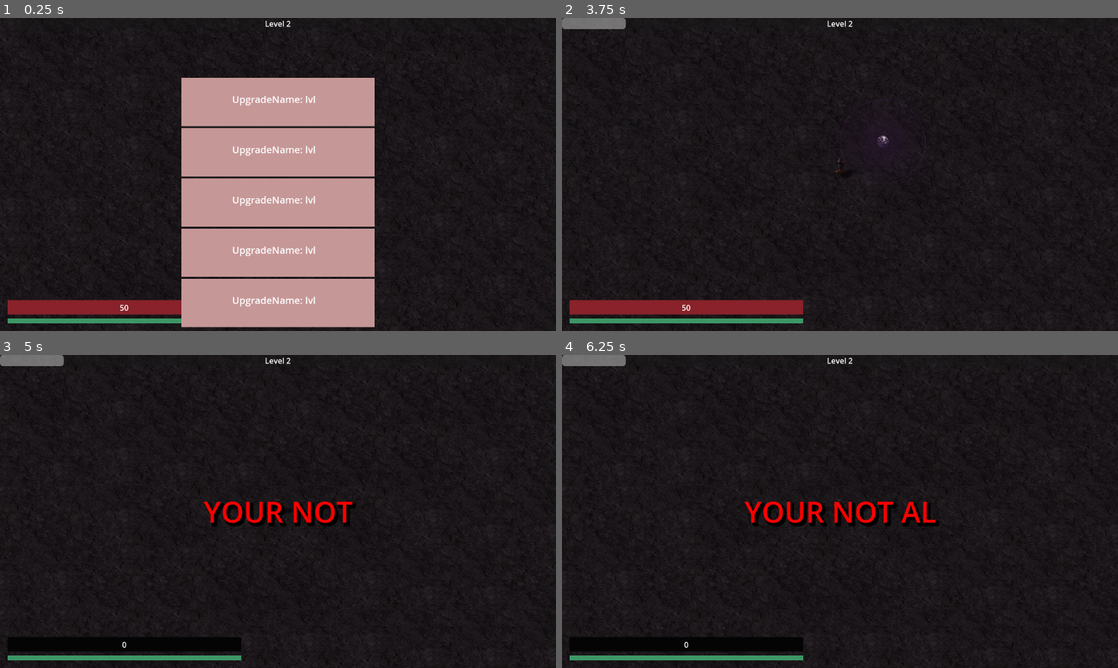
Above: before the commit, frames 1-4 (two rows, left to right).
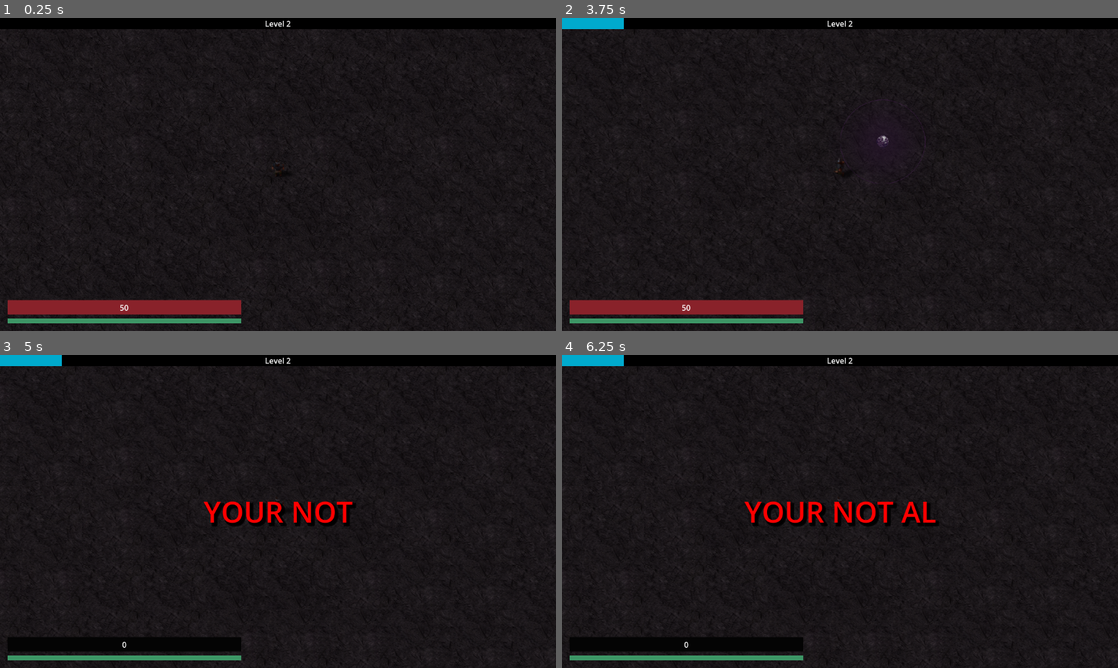
Above: after the commit, the same moments.

Repository: SNGDNZ/Eye-Survivors
Game: Godot game, scene res://scenes/level_1.tscn
Two runs of this game, one before a commit and one after it. Both use one fixed random seed, a clock stepped at 60 frames per second and the inputs below. Sound files missing from this copy of the repository are replaced by a short silence.
Inputs (mouse positions are in pixels of both pictures, inside the frame that each line leads up to):
- Up to frame 1 (0.25 s): no input
- Up to frame 2 (3.75 s): tap Enter at 0.5, 2 s; move the mouse to (962, 158) at 0.52 s; press the mouse at (962, 158) at 0.53 s; hold D (right) 0.53-1.28 s; tap R (r) at 0.8, 1.35, 3.05 s; tap Space at 1.25 s; move the mouse to (728, 190) at 1.27 s; release the mouse at (728, 190) at 1.28 s; hold S (down) 1.28-2.03 s; tap T (t) at 1.55 s; move the mouse to (895, 105) at 2.02 s; hold D (right) 2.03-2.78 s; hold T (t) 2.03-2.78 s; click (895, 105) at 2.3 s; move the mouse to (812, 237) at 2.77 s; hold W (up) 2.78-3.53 s; click (812, 237) at 2.85 s; move the mouse to (1006, 221) at 3.52 s; hold A (left) from 3.53 s (still down); hold R (r) from 3.53 s (still down)
- Up to frame 3 (5 s): keep holding A (left); tap T (t) at 3.8 s; move the mouse to (111, 464) at 4.27 s; release R (r) at 4.28 s; tap Shift (shift) at 4.35 s; click (111, 464) at 4.55 s
- Up to frame 4 (6.25 s): move the mouse to (867, 511) at 5.02 s; release A (left) at 5.03 s; hold S (down) 5.03-5.78 s; hold T (t) 5.03-5.78 s; tap R (r) at 5.3 s; move the mouse to (756, 433) at 5.77 s; hold D (right) from 5.78 s (still down); click (756, 433) at 5.85 s; tap T (t) at 6.05 s

The runs differ from the first frame. In frame 1, 29% of the frame differs, in the area x 0-100%, y 0-99%; in frame 2, 2.3%; in frame 3, 2.3%; in frame 4, 2.3%.

Commit message:
implemented upgrade menu & database
need to implement, scaling xp pickup pitch & attribute upgrades to stats

Diff:
--- a/globalscripts/stats.gd
+++ b/globalscripts/stats.gd
@@ -1,7 +1,9 @@
 extends Node
+
+var collected_upgrades = []
+var upgrade_options = []
 #WEAPON
 var attack_speed_mult := 1
-var bullet_speed_mult := 1
 var damage_mult := 1
 var area_size_mult := 1
 var penetration_mult := 1
@@ -13,3 +15,5 @@
 var stamina_regen_mult := 1
 var health_mult := 1
 var health_regen_mult := 1
+var pickup_range_mult := 1
+var xp_mult := 1
--- a/globalscripts/xp_handler.gd
+++ b/globalscripts/xp_handler.gd
@@ -6,6 +6,7 @@
 var xp_amt = 0
 var xp_level = 1
 var xp_collected = 0
+#var xp_percent = 0
 
 func _ready():
 	set_xpbar(xp_amt, calculate_xp_cap())
@@ -14,8 +15,10 @@
 func _on_calculate_xp(gem_xp):
 	xp_collected += gem_xp
 	var xp_required = calculate_xp_cap()
+	#xp_percent += xp_amt / xp_required * 100
+	#print(xp_percent)
 	if xp_amt + xp_collected >= xp_required: #Level up
-		xp_collected -= xp_required-xp_amt
+		xp_collected -= xp_required - xp_amt
 		xp_level += 1
 		level_display.text = str("Level ",xp_level)
 		xp_amt = 0
@@ -25,8 +28,8 @@
 		xp_amt += xp_collected
 		xp_collected = 0
 	set_xpbar(xp_amt, xp_required)
-	print("xp_amt", xp_amt)
-	print("xp_req", xp_required)
+	#print("xp_amt", xp_amt)
+	#print("xp_req", xp_required)
 
 
 func calculate_xp_cap():
--- a/project.godot
+++ b/project.godot
@@ -20,6 +20,7 @@
 Stats="*res://globalscripts/stats.gd"
 Events="*res://globalscripts/events.gd"
 XpHandler="*res://globalscripts/xp_handler.gd"
+UpgradeDb="*res://scenes/upgrade_db.tscn"
 
 [display]
 
--- a/scenes/enemy_skeleton.tscn
+++ b/scenes/enemy_skeleton.tscn
@@ -453,7 +453,7 @@
 one_shot = true
 
 [node name="AnimationTimer" type="Timer" parent="."]
-wait_time = 0.3
+wait_time = 0.2
 autostart = true
 
 [connection signal="enemy_death" from="." to="." method="_on_enemy_death"]
--- a/scenes/hud.tscn
+++ b/scenes/hud.tscn
@@ -1,8 +1,7 @@
-[gd_scene load_steps=8 format=3 uid="uid://co5llfp8c8u5o"]
+[gd_scene load_steps=9 format=3 uid="uid://co5llfp8c8u5o"]
 
 [ext_resource type="Script" path="res://scripts/hud.gd" id="1_tjgwi"]
-[ext_resource type="PackedScene" uid="uid://cb10dexbgplab" path="res://scenes/upgrade_option.tscn" id="2_577sd"]
-[ext_resource type="AudioStream" uid="uid://m5lfh6qiqacw" path="res://sounds/Cartoon Boing Sound Effect 2.mp3" id="2_fpcm2"]
+[ext_resource type="AudioStream" uid="uid://r6d1fdhnudix" path="res://sounds/level_up.mp3" id="2_abjof"]
 
 [sub_resource type="StyleBoxFlat" id="StyleBoxFlat_754s4"]
 bg_color = Color(0.0177324, 0.0177324, 0.0177324, 1)
@@ -19,6 +18,12 @@
 shadow_size = 11
 shadow_color = Color(0, 0, 0, 0.819608)
 shadow_offset = Vector2(5, 5)
+
+[sub_resource type="StyleBoxFlat" id="StyleBoxFlat_ccayq"]
+bg_color = Color(0, 0, 0, 1)
+
+[sub_resource type="StyleBoxFlat" id="StyleBoxFlat_ey83a"]
+bg_color = Color(1.05888e-06, 0.66792, 0.802918, 1)
 
 [node name="HUD" type="Control"]
 layout_mode = 3
@@ -112,6 +117,8 @@
 offset_right = 576.0
 offset_bottom = 23.0
 grow_horizontal = 2
+theme_override_styles/background = SubResource("StyleBoxFlat_ccayq")
+theme_override_styles/fill = SubResource("StyleBoxFlat_ey83a")
 show_percentage = false
 
 [node name="LevelDisplay" type="Label" parent="XpBar" groups=["level_display"]]
@@ -143,22 +150,20 @@
 grow_horizontal = 2
 grow_vertical = 2
 
+[node name="LevelUpSound" type="AudioStreamPlayer" parent="LevelUp"]
+unique_name_in_owner = true
+stream = ExtResource("2_abjof")
+volume_db = -16.22
+
 [node name="UpgradeOptions" type="VBoxContainer" parent="LevelUp"]
-unique_name_in_owner = true
-custom_minimum_size = Vector2(400, 400)
 layout_mode = 0
 offset_right = 40.0
 offset_bottom = 40.0
 
-[node name="UpgradeOption" parent="LevelUp/UpgradeOptions" instance=ExtResource("2_577sd")]
-layout_mode = 2
-
-[node name="LevelUpSound" type="AudioStreamPlayer" parent="LevelUp"]
-unique_name_in_owner = true
-stream = ExtResource("2_fpcm2")
-volume_db = -16.22
-pitch_scale = 0.16
+[node name="LevelUpDelayTimer" type="Timer" parent="."]
+process_mode = 2
+wait_time = 0.7
+one_shot = true
 
 [connection signal="timeout" from="LabelYouDied/DeathTextTimer" to="." method="_on_death_text_timer_timeout"]
-
-[editable path="LevelUp/UpgradeOptions/UpgradeOption"]
+[connection signal="timeout" from="LevelUpDelayTimer" to="." method="_on_level_up_delay_timer_timeout"]
--- a/scenes/level_1.tscn
+++ b/scenes/level_1.tscn
@@ -53,7 +53,6 @@
 xp_worth = 13
 
 [editable path="GUI/HUD"]
-[editable path="GUI/HUD/LevelUp/UpgradeOptions/UpgradeOption"]
 [editable path="Player"]
 [editable path="Player/Hurtbox"]
 [editable path="Spawner"]
--- /dev/null
+++ b/scenes/upgrade_db.tscn
@@ -0,0 +1,6 @@
+[gd_scene load_steps=2 format=3 uid="uid://yyakrl1g78ma"]
+
+[ext_resource type="Script" path="res://scripts/upgrade_db.gd" id="1_flg6a"]
+
+[node name="UpgradeDB" type="Node"]
+script = ExtResource("1_flg6a")
--- a/scenes/upgrade_option.tscn
+++ b/scenes/upgrade_option.tscn
@@ -13,19 +13,55 @@
 [node name="LabelUpgradeTitle" type="Label" parent="."]
 custom_minimum_size = Vector2(190, 40)
 layout_mode = 1
-anchors_preset = 8
+anchors_preset = 5
 anchor_left = 0.5
+anchor_right = 0.5
+offset_left = -95.0
+offset_right = 95.0
+offset_bottom = 40.0
+grow_horizontal = 2
+theme_override_font_sizes/font_size = 20
+text = "UpgradeName"
+vertical_alignment = 1
+
+[node name="LabelUpgradeDesc" type="Label" parent="."]
+custom_minimum_size = Vector2(190, 40)
+layout_mode = 1
+anchors_preset = 5
+anchor_left = 0.5
+anchor_right = 0.5
+offset_left = -95.0
+offset_top = 40.0
+offset_right = 95.0
+offset_bottom = 80.0
+grow_horizontal = 2
+theme_override_font_sizes/font_size = 15
+
+[node name="LabelUpgradeLevel" type="Label" parent="."]
+layout_mode = 1
+anchors_preset = 6
+anchor_left = 1.0
 anchor_top = 0.5
-anchor_right = 0.5
+anchor_right = 1.0
 anchor_bottom = 0.5
-offset_left = -95.0
-offset_top = -20.0
-offset_right = 95.0
-offset_bottom = 20.0
-grow_horizontal = 2
+offset_left = -40.0
+offset_top = -11.5
+offset_bottom = 11.5
+grow_horizontal = 0
 grow_vertical = 2
 theme_override_font_sizes/font_size = 20
-text = "UpgradeName: lvl"
+vertical_alignment = 1
+
+[node name="TextureRect" type="TextureRect" parent="."]
+custom_minimum_size = Vector2(100, 100)
+layout_mode = 1
+anchors_preset = 4
+anchor_top = 0.5
+anchor_bottom = 0.5
+offset_top = -20.0
+offset_right = 40.0
+offset_bottom = 20.0
+grow_vertical = 2
 
 [connection signal="mouse_entered" from="." to="." method="_on_mouse_entered"]
 [connection signal="mouse_exited" from="." to="." method="_on_mouse_exited"]
--- a/scripts/enemy_skeleton.gd
+++ b/scripts/enemy_skeleton.gd
@@ -94,7 +94,7 @@
 		sprite.play("walk_nw")
 	else:
 		sprite.play("walk_w")
-	print(atp)
+	#print(atp)
 
 func _on_remove_from_array(object: Variant) -> void:
 	pass # Replace with function body.
--- a/scripts/hud.gd
+++ b/scripts/hud.gd
@@ -11,8 +11,8 @@
 
 @onready var level_display = get_tree().get_first_node_in_group("level_display")
 @onready var xp_bar = get_tree().get_first_node_in_group("xp_bar")
-
-@onready var upgrade_options_panel = get_node("%UpgradeOptions")
+@onready var level_delay_timer = $LevelUpDelayTimer
+@onready var upgrade_options_panel = $LevelUp/UpgradeOptions
 @onready var level_up_panel = get_node("%LevelUp")
 @onready var level_up_sound = get_node("LevelUp/%LevelUpSound")
 @onready var upgrade_select = preload("res://scenes/upgrade_option.tscn")
@@ -39,7 +39,6 @@
 func _on_player_hurt(_damage):
 	print("player hurt")
 
-
 func _on_player_death():
 	label_death_text.visible = true
 	health_bar.value = 0
@@ -54,21 +53,52 @@
 	#death_text_tween.play()
 
 func _on_player_level_up():
+	level_delay_timer.start()
 	print("levelup")
 	level_up_sound.play()
+	get_tree().paused = true
+
+func _on_level_up_delay_timer_timeout() -> void:
 	level_up_panel.visible = true
 	var options = 0
 	var options_max = 4
 	while options < options_max:
 		var option_choice = upgrade_select.instantiate()
+		option_choice.upgrade = get_random_upgrade()
 		upgrade_options_panel.add_child(option_choice)
 		options += 1
-	get_tree().paused = true
 
 func upgrade_character(upgrade):
 	var option_children = upgrade_options_panel.get_children()
 	for i in option_children:
 		i.queue_free()
+	Stats.upgrade_options.clear()
+	Stats.collected_upgrades.append(upgrade)
 	level_up_panel.visible = false
 	get_tree().paused = false
 	Events.calculate_xp.emit(0)
+	print(Stats.collected_upgrades)
+
+func get_random_upgrade():
+	var dblist = []
+	for i in UpgradeDb.UPGRADES:
+		if i in Stats.collected_upgrades: #find already collected upgrades
+			pass
+		elif i in Stats.upgrade_options: #if upgrade is already an option
+			pass
+		#elif UpgradeDb.UPGRADES[i]["type"] == ["item"]: #dont pick placeholder upgrade
+			#pass
+		elif UpgradeDb.UPGRADES[i]["prerequisites"].size() > 0: #check for prerequisites
+			for n in UpgradeDb.UPGRADES[i]["prerequisites"]:
+				if not n in Stats.collected_upgrades:
+					pass
+				else:
+					dblist.append(i)
+		else:
+			dblist.append(i)
+	if dblist.size() > 0:
+		var random_upgrade = dblist.pick_random()
+		Stats.upgrade_options.append(random_upgrade)
+		return random_upgrade
+	else:
+		return null
--- a/scripts/player.gd
+++ b/scripts/player.gd
@@ -4,7 +4,6 @@
 @onready var player = get_tree().get_first_node_in_group("player")
 @onready var enemy = get_tree().get_first_node_in_group("enemy")
 @onready var sprite: AnimatedSprite2D = $Sprite2D
-@onready var animation_player = $Sprite2D/AnimationPlayer
 
 @onready var hurtbox = $Hurtbox
 @onready var hurt_sound = $PlayerHurtSnd
--- /dev/null
+++ b/scripts/upgrade_db.gd
@@ -0,0 +1,495 @@
+extends Node
+
+
+const ICON_PATH = "res://sprites/upgrade_icons/"
+#const WEAPON_PATH =
+const UPGRADES = {
+	"food":{
+		"icon": ICON_PATH + "health.png",
+		"displayname": "Food",
+		"desc": "+50 HP",
+		"level": "",
+		"prerequisites": [],
+		"type": "item"
+	},
+	"attack_speed1":{
+		"icon": ICON_PATH + "attack_speed.png",
+		"displayname": "Attack speed",
+		"desc": "+10% attack speed",
+		"level": "Lvl 1",
+		"prerequisites": [],
+		"type": "upgrade"
+	},
+	"attack_speed2":{
+		"icon": ICON_PATH + "attack_speed.png",
+		"displayname": "Attack speed",
+		"desc": "+10% attack speed",
+		"level": "Lvl 2",
+		"prerequisites": ["attack_speed1"],
+		"type": "upgrade"
+	},
+	"attack_speed3":{
+		"icon": ICON_PATH + "attack_speed.png",
+		"displayname": "Attack speed",
+		"desc": "+10% attack speed",
+		"level": "Lvl 3",
+		"prerequisites": ["attack_speed2"],
+		"type": "upgrade"
+	},
+	"attack_speed4":{
+		"icon": ICON_PATH + "attack_speed.png",
+		"displayname": "Attack speed",
+		"desc": "+10% attack speed",
+		"level": "Lvl 4",
+		"prerequisites": ["attack_speed3"],
+		"type": "upgrade"
+	},
+	"attack_speed5":{
+		"icon": ICON_PATH + "attack_speed.png",
+		"displayname": "Attack speed",
+		"desc": "+10% attack speed",
+		"level": "Lvl 5",
+		"prerequisites": ["attack_speed4"],
+		"type": "upgrade"
+	},
+	"damage1":{
+		"icon": ICON_PATH + "damage.png",
+		"displayname": "Damage",
+		"desc": "+10% damage",
+		"level": "Lvl 1",
+		"prerequisites": [],
+		"type": "upgrade"
+	},
+	"damage2":{
+		"icon": ICON_PATH + "damage.png",
+		"displayname": "Damage",
+		"desc": "+10% damage",
+		"level": "Lvl 2",
+		"prerequisites": ["damage1"],
+		"type": "upgrade"
+	},
+	"damage3":{
+		"icon": ICON_PATH + "damage.png",
+		"displayname": "Damage",
+		"desc": "+10% damage",
+		"level": "Lvl 3",
+		"prerequisites": ["damage2"],
+		"type": "upgrade"
+	},
+	"damage4":{
+		"icon": ICON_PATH + "damage.png",
+		"displayname": "Damage",
+		"desc": "+10% damage",
+		"level": "Lvl 4",
+		"prerequisites": ["damage3"],
+		"type": "upgrade"
+	},
+	"damage5":{
+		"icon": ICON_PATH + "damage.png",
+		"displayname": "Damage",
+		"desc": "+10% damage",
+		"level": "Lvl 5",
+		"prerequisites": ["damage4"],
+		"type": "upgrade"
+	},
+	"area1":{
+		"icon": ICON_PATH + "area.png",
+		"displayname": "Area",
+		"desc": "+10% area",
+		"level": "Lvl 1",
+		"prerequisites": [],
+		"type": "upgrade"
+	},
+	"area2":{
+		"icon": ICON_PATH + "area.png",
+		"displayname": "Area",
+		"desc": "+10% area",
+		"level": "Lvl 2",
+		"prerequisites": ["area1"],
+		"type": "upgrade"
+	},
+	"area3":{
+		"icon": ICON_PATH + "area.png",
+		"displayname": "Area",
+		"desc": "+10% area",
+		"level": "Lvl 3",
+		"prerequisites": ["area2"],
+		"type": "upgrade"
+	},
+	"area4":{
+		"icon": ICON_PATH + "area.png",
+		"displayname": "Area",
+		"desc": "+10% area",
+		"level": "Lvl 4",
+		"prerequisites": ["area3"],
+		"type": "upgrade"
+	},
+	"area5":{
+		"icon": ICON_PATH + "area.png",
+		"displayname": "Area",
+		"desc": "+10% area",
+		"level": "Lvl 5",
+		"prerequisites": ["area4"],
+		"type": "upgrade"
+	},
+	"penetration1":{
+		"icon": ICON_PATH + "penetration.png",
+		"displayname": "Penetration",
+		"desc": "+1 enemy penetration",
+		"level": "Lvl 1",
+		"prerequisites": [],
+		"type": "upgrade"
+	},
+	"penetration2":{
+		"icon": ICON_PATH + "penetration.png",
+		"displayname": "Penetration",
+		"desc": "+1 enemy penetration",
+		"level": "Lvl 2",
+		"prerequisites": ["penetration1"],
+		"type": "upgrade"
+	},
+	"penetration3":{
+		"icon": ICON_PATH + "penetration.png",
+		"displayname": "Penetration",
+		"desc": "+1 enemy penetration",
+		"level": "Lvl 3",
+		"prerequisites": ["penetration2"],
+		"type": "upgrade"
+	},
+	"penetration4":{
+		"icon": ICON_PATH + "penetration.png",
+		"displayname": "Penetration",
+		"desc": "+1 enemy penetration",
+		"level": "Lvl 4",
+		"prerequisites": ["penetration3"],
+		"type": "upgrade"
+	},
+	"penetration5":{
+		"icon": ICON_PATH + "penetration.png",
+		"displayname": "Penetration",
+		"desc": "+1 enemy penetration",
+		"level": "Lvl 5",
+		"prerequisites": ["penetration4"],
+		"type": "upgrade"
+	},
+	"knockback1":{
+		"icon": ICON_PATH + "knockback.png",
+		"displayname": "Knockback",
+		"desc": "+10% knockback",
+		"level": "Lvl 1",
+		"prerequisites": [],
+		"type": "upgrade"
+	},
+	"knockback2":{
+		"icon": ICON_PATH + "knockback.png",
+		"displayname": "Knockback",
+		"desc": "+10% knockback",
+		"level": "Lvl 2",
+		"prerequisites": ["knockback1"],
+		"type": "upgrade"
+	},
+	"knockback3":{
+		"icon": ICON_PATH + "knockback.png",
+		"displayname": "Knockback",
+		"desc": "+10% knockback",
+		"level": "Lvl 3",
+		"prerequisites": ["knockback2"],
+		"type": "upgrade"
+	},
+	"knockback4":{
+		"icon": ICON_PATH + "knockback.png",
+		"displayname": "Knockback",
+		"desc": "+10% knockback",
+		"level": "Lvl 4",
+		"prerequisites": ["knockback3"],
+		"type": "upgrade"
+	},
+	"knockback5":{
+		"icon": ICON_PATH + "knockback.png",
+		"displayname": "Knockback",
+		"desc": "+10% knockback",
+		"level": "Lvl 5",
+		"prerequisites": ["knockback4"],
+		"type": "upgrade"
+	},
+	"speed1":{
+		"icon": ICON_PATH + "movement_speed.png",
+		"displayname": "Movement speed",
+		"desc": "+10% speed, +5% sprint speed",
+		"level": "Lvl 1",
+		"prerequisites": [],
+		"type": "upgrade"
+	},
+	"speed2":{
+		"icon": ICON_PATH + "movement_speed.png",
+		"displayname": "Movement speed",
+		"desc": "+10% speed, +5% sprint speed",
+		"level": "Lvl 2",
+		"prerequisites": ["speed1"],
+		"type": "upgrade"
+	},
+	"speed3":{
+		"icon": ICON_PATH + "movement_speed.png",
+		"displayname": "Movement speed",
+		"desc": "+10% speed, +5% sprint speed",
+		"level": "Lvl 3",
+		"prerequisites": ["speed2"],
+		"type": "upgrade"
+	},
+	"speed4":{
+		"icon": ICON_PATH + "movement_speed.png",
+		"displayname": "Movement speed",
+		"desc": "+10% speed, +5% sprint speed",
+		"level": "Lvl 4",
+		"prerequisites": ["speed3"],
+		"type": "upgrade"
+	},
+	"speed5":{
+		"icon": ICON_PATH + "movement_speed.png",
+		"displayname": "Movement speed",
+		"desc": "+10% speed, +5% sprint speed",
+		"level": "Lvl 5",
+		"prerequisites": ["speed4"],
+		"type": "upgrade"
+	},
+	"stamina1":{
+		"icon": ICON_PATH + "stamina.png",
+		"displayname": "Stamina",
+		"desc": "+10% stamina",
+		"level": "Lvl 1",
+		"prerequisites": [],
+		"type": "upgrade"
+	},
+	"stamina2":{
+		"icon": ICON_PATH + "stamina.png",
+		"displayname": "Stamina",
+		"desc": "+10% stamina",
+		"level": "Lvl 2",
+		"prerequisites": ["stamina1"],
+		"type": "upgrade"
+	},
+	"stamina3":{
+		"icon": ICON_PATH + "stamina.png",
+		"displayname": "Stamina",
+		"desc": "+10% stamina",
+		"level": "Lvl 3",
+		"prerequisites": ["stamina2"],
+		"type": "upgrade"
+	},
+	"stamina4":{
+		"icon": ICON_PATH + "stamina.png",
+		"displayname": "Stamina",
+		"desc": "+10% stamina",
+		"level": "Lvl 4",
+		"prerequisites": ["stamina3"],
+		"type": "upgrade"
+	},
+	"stamina5":{
+		"icon": ICON_PATH + "stamina.png",
+		"displayname": "Stamina",
+		"desc": "+10% stamina",
+		"level": "Lvl 5",
+		"prerequisites": ["stamina4"],
+		"type": "upgrade"
+	},
+	"stamina_regen1":{
+		"icon": ICON_PATH + "stamina_regen.png",
+		"displayname": "Stamina regen",
+		"desc": "+10% stamina regen",
+		"level": "Lvl 1",
+		"prerequisites": [],
+		"type": "upgrade"
+	},
+	"stamina_regen2":{
+		"icon": ICON_PATH + "stamina_regen.png",
+		"displayname": "Stamina regen",
+		"desc": "+10% stamina regen",
+		"level": "Lvl 2",
+		"prerequisites": ["stamina_regen1"],
+		"type": "upgrade"
+	},
+	"stamina_regen3":{
+		"icon": ICON_PATH + "stamina_regen.png",
+		"displayname": "Stamina regen",
+		"desc": "+10% stamina regen",
+		"level": "Lvl 3",
+		"prerequisites": ["stamina_regen2"],
+		"type": "upgrade"
+	},
+	"stamina_regen4":{
+		"icon": ICON_PATH + "stamina_regen.png",
+		"displayname": "Stamina regen",
+		"desc": "+10% stamina regen",
+		"level": "Lvl 4",
+		"prerequisites": ["stamina_regen3"],
+		"type": "upgrade"
+	},
+	"stamina_regen5":{
+		"icon": ICON_PATH + "stamina_regen.png",
+		"displayname": "Stamina regen",
+		"desc": "+10% stamina regen",
+		"level": "Lvl 5",
+		"prerequisites": ["stamina_regen4"],
+		"type": "upgrade"
+	},
+	"health1":{
+		"icon": ICON_PATH + "health.png",
+		"displayname": "Health",
+		"desc": "+10% Health",
+		"level": "Lvl 1",
+		"prerequisites": [],
+		"type": "upgrade"
+	},
+	"health2":{
+		"icon": ICON_PATH + "health.png",
+		"displayname": "Health",
+		"desc": "+10% Health",
+		"level": "Lvl 2",
+		"prerequisites": ["health1"],
+		"type": "upgrade"
+	},
+	"health3":{
+		"icon": ICON_PATH + "health.png",
+		"displayname": "Health",
+		"desc": "+10% Health",
+		"level": "Lvl 3",
+		"prerequisites": ["health2"],
+		"type": "upgrade"
+	},
+	"health4":{
+		"icon": ICON_PATH + "health.png",
+		"displayname": "Health",
+		"desc": "+10% Health",
+		"level": "Lvl 4",
+		"prerequisites": ["health3"],
+		"type": "upgrade"
+	},
+	"health5":{
+		"icon": ICON_PATH + "health.png",
+		"displayname": "Health",
+		"desc": "+10% Health",
+		"level": "Lvl 5",
+		"prerequisites": ["health4"],
+		"type": "upgrade"
+	},
+	"health_regen1":{
+		"icon": ICON_PATH + "health_regen.png",
+		"displayname": "Health regen",
+		"desc": "+0.3/s health regen",
+		"level": "Lvl 1",
+		"prerequisites": [],
+		"type": "upgrade"
+	},
+	"health_regen2":{
+		"icon": ICON_PATH + "health_regen.png",
+		"displayname": "Health regen",
+		"desc": "+0.3/s health regen",
+		"level": "Lvl 2",
+		"prerequisites": ["health_regen1"],
+		"type": "upgrade"
+	},
+	"health_regen3":{
+		"icon": ICON_PATH + "health_regen.png",
+		"displayname": "Health regen",
+		"desc": "+0.3/s health regen",
+		"level": "Lvl 3",
+		"prerequisites": ["health_regen2"],
+		"type": "upgrade"
+	},
+	"health_regen4":{
+		"icon": ICON_PATH + "health_regen.png",
+		"displayname": "Health regen",
+		"desc": "+0.3/s health regen",
+		"level": "Lvl 4",
+		"prerequisites": ["health_regen3"],
+		"type": "upgrade"
+	},
+	"health_regen5":{
+		"icon": ICON_PATH + "health_regen.png",
+		"displayname": "Health regen",
+		"desc": "+0.3/s health regen",
+		"level": "Lvl 5",
+		"prerequisites": ["health_regen4"],
+		"type": "upgrade"
+	},
+	"pickup_range1":{
+		"icon": ICON_PATH + "pickup_range.png",
+		"displayname": "Pickup range",
+		"desc": "+10% pickup range",
+		"level": "Lvl 1",
+		"prerequisites": [],
+		"type": "upgrade"
+	},
+	"pickup_range2":{
+		"icon": ICON_PATH + "pickup_range.png",
+		"displayname": "Pickup range",
+		"desc": "+10% pickup range",
+		"level": "Lvl 2",
+		"prerequisites": ["pickup_range1"],
+		"type": "upgrade"
+	},
+	"pickup_range3":{
+		"icon": ICON_PATH + "pickup_range.png",
+		"displayname": "Pickup range",
+		"desc": "+10% pickup range",
+		"level": "Lvl 3",
+		"prerequisites": ["pickup_range2"],
+		"type": "upgrade"
+	},
+	"pickup_range4":{
+		"icon": ICON_PATH + "pickup_range.png",
+		"displayname": "Pickup range",
+		"desc": "+10% pickup range",
+		"level": "Lvl 4",
+		"prerequisites": ["pickup_range3"],
+		"type": "upgrade"
+	},
+	"pickup_range5":{
+		"icon": ICON_PATH + "pickup_range.png",
+		"displayname": "Pickup range",
+		"desc": "+10% pickup range",
+		"level": "Lvl 5",
+		"prerequisites": ["pickup_range4"],
+		"type": "upgrade"
+	},
+	"xp1":{
+		"icon": ICON_PATH + "xp.png",
+		"displayname": "Xp amount",
+		"desc": "+10% xp",
+		"level": "Lvl 1",
+		"prerequisites": [],
+		"type": "upgrade"
+	},
+	"xp2":{
+		"icon": ICON_PATH + "xp.png",
+		"displayname": "Xp amount",
+		"desc": "+10% xp",
+		"level": "Lvl 2",
+		"prerequisites": ["xp1"],
+		"type": "upgrade"
+	},
+	"xp3":{
+		"icon": ICON_PATH + "xp.png",
+		"displayname": "Xp amount",
+		"desc": "+10% xp",
+		"level": "Lvl 3",
+		"prerequisites": ["xp2"],
+		"type": "upgrade"
+	},
+	"xp4":{
+		"icon": ICON_PATH + "xp.png",
+		"displayname": "Xp amount",
+		"desc": "+10% xp",
+		"level": "Lvl 4",
+		"prerequisites": ["xp3"],
+		"type": "upgrade"
+	},
+	"xp5":{
+		"icon": ICON_PATH + "xp.png",
+		"displayname": "Xp amount",
+		"desc": "+10% xp",
+		"level": "Lvl 5",
+		"prerequisites": ["xp4"],
+		"type": "upgrade"
+	},
+}
--- a/scripts/upgrade_option.gd
+++ b/scripts/upgrade_option.gd
@@ -1,6 +1,10 @@
 extends ColorRect
 
 @onready var player = get_tree().get_first_node_in_group("player")
+@onready var lbl_name = $LabelUpgradeTitle
+@onready var lbl_desc = $LabelUpgradeDesc
+@onready var lbl_level = $LabelUpgradeLevel
+@onready var upgrade_icon = $TextureRect
 
 var mouse_over = false
 var upgrade = null
@@ -8,7 +12,13 @@
 signal selected_upgrade
 
 func _ready():
+	if upgrade == null:
+		upgrade = "food"
 	connect("selected_upgrade",Callable(player,"upgrade_character"))
+	lbl_name.text = UpgradeDb.UPGRADES[upgrade]["displayname"]
+	lbl_desc.text = UpgradeDb.UPGRADES[upgrade]["desc"]
+	lbl_level.text = UpgradeDb.UPGRADES[upgrade]["level"]
+	upgrade_icon.texture = load(UpgradeDb.UPGRADES[upgrade]["icon"])
 
 func _input(event):
 	if event.is_action("click"):
--- a/scripts/weapon_handler.gd
+++ b/scripts/weapon_handler.gd
@@ -17,7 +17,6 @@
 			#print("clickpos",get_global_mouse_position())
 			orb_attack_func()
 	flame_detection_area.global_position = player.global_position
-	print(flame_detection_area.global_position)
 
 #ORB
 func orb_attack_func():
@@ -31,7 +30,7 @@
 		orb_attack.direction = orb_attack.global_position.angle_to(orb_attack.mousetarget)
 		orb_attack.angle = enemy.global_position.direction_to(orb_attack.mousetarget)
 
-		var orb_attack_cone = Vector2.from_angle(randf_range(-0.25*PI+ orb_attack.direction, 0.25*PI+ orb_attack.direction))*100
+		var orb_attack_cone = Vector2.from_angle(randf_range(0,2*PI))*100
 		orb_attack.targetpos1 = player.global_position + orb_attack_cone
 		orb_attack.targetpos2 = orb_attack.mousetarget
 		add_child(orb_attack)
--- a/scripts/xp_crystal.gd
+++ b/scripts/xp_crystal.gd
@@ -15,6 +15,7 @@
 
 var target = null
 var speed = -4
+#var xp_sound_scale = XpHandler.xp_percent/50
 
 func _ready():
 	if xp_worth <5:
@@ -32,7 +33,9 @@
 		speed += 20*delta
 
 func collect():
+	#xp_sound.set_pitch_scale(xp_sound_scale)
 	xp_sound.play(0.5)
+	#print(xp_sound.pitch_scale)
 	collision.call_deferred("set", "disabled", true)
 	sprite.visible = false
 	#print("xp_worth", xp_worth)
Not shown, added: sounds/level_up.mp3.import
Binary file added: sprites/upgrade_icons/area.png
Not shown, added: sprites/upgrade_icons/area.png.import
Binary file added: sprites/upgrade_icons/attack_amount.png
Not shown, added: sprites/upgrade_icons/attack_amount.png.import
Binary file added: sprites/upgrade_icons/attack_speed.png
Not shown, added: sprites/upgrade_icons/attack_speed.png.import
Binary file added: sprites/upgrade_icons/damage.png
Not shown, added: sprites/upgrade_icons/damage.png.import
Binary file added: sprites/upgrade_icons/health.png
Not shown, added: sprites/upgrade_icons/health.png.import
Binary file added: sprites/upgrade_icons/health_regen.png
(and 16 more such lines)
